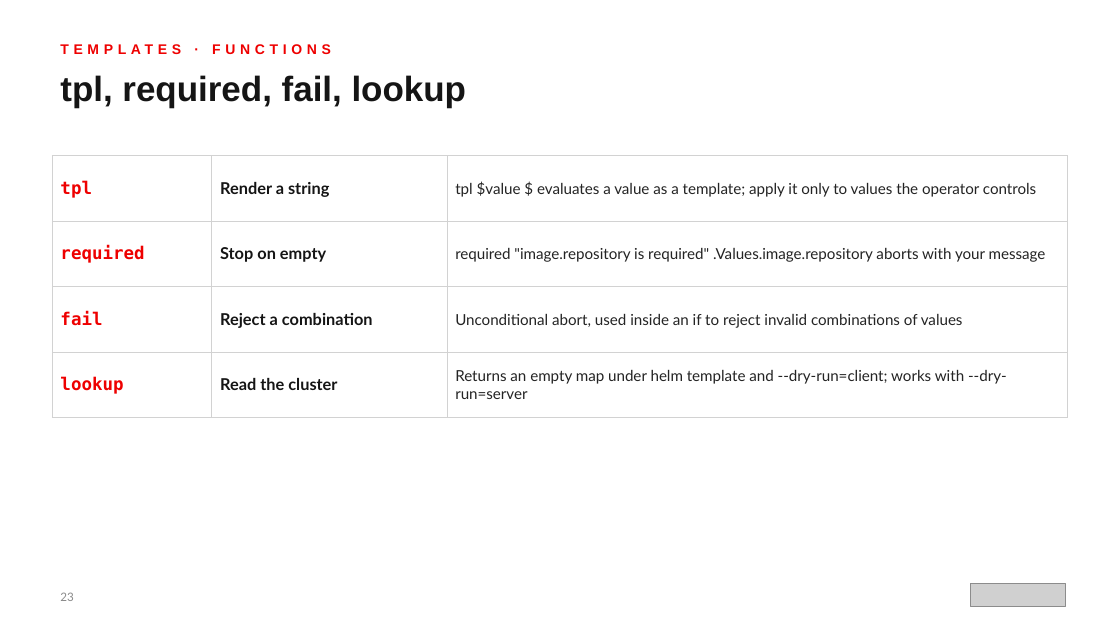
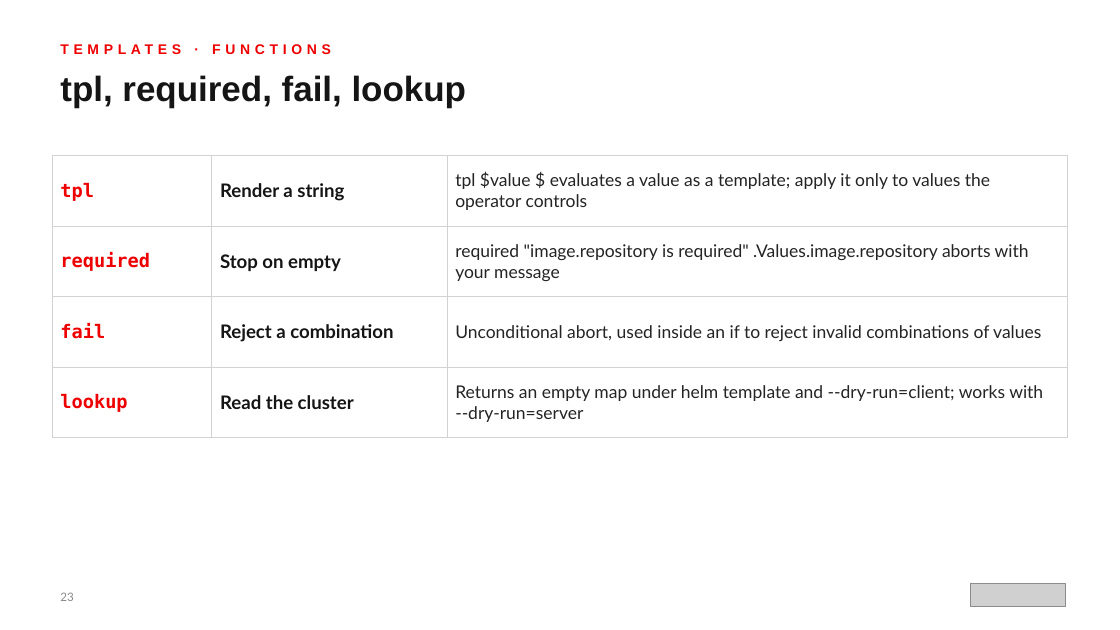
Before and after one commit to patterncatalyst/helm-for-developers, a slide deck: slide 23 of presentation/helm-101/Helm-101-r1.0.pptx. Drawn at 1120x630 pixels with LibreOffice and Linux fonts; fonts in the diff are those of the drawing; grey boxes stand for pictures. Boxes give left, top, right and bottom in pixels: in the first picture for what was removed or moved away, otherwise in the second. Text is boxed around its words. In the diff, an @@ line names an element or a change of style, - is before the commit and + after.

Commit message:
style(r1.0): Helm 101 deck voice pass and readability polish with Red Hat fonts

```diff
--- a/presentation/helm-101/Helm-101-r1.0.pptx
+++ b/presentation/helm-101/Helm-101-r1.0.pptx
@@ table at bbox=[52, 155, 1068, 438] @@
@@ size 15 to 16 pt in "tpl", "required", "fail", "lookup" @@
@@ size 14 to 16 pt in "Render a string", "Stop on empty", "Reject a combination", "Read the cluster" @@
@@ size 13 to 15 pt in "tpl $value $ evaluates a value as ...", "required "image.repository is required" .Values.image.reposi ...", "Unconditional abort, used inside an if to ...", "Returns an empty map under helm template ..." @@
```
Also in this commit, not shown: 21 other slides changed, 2 other files.
